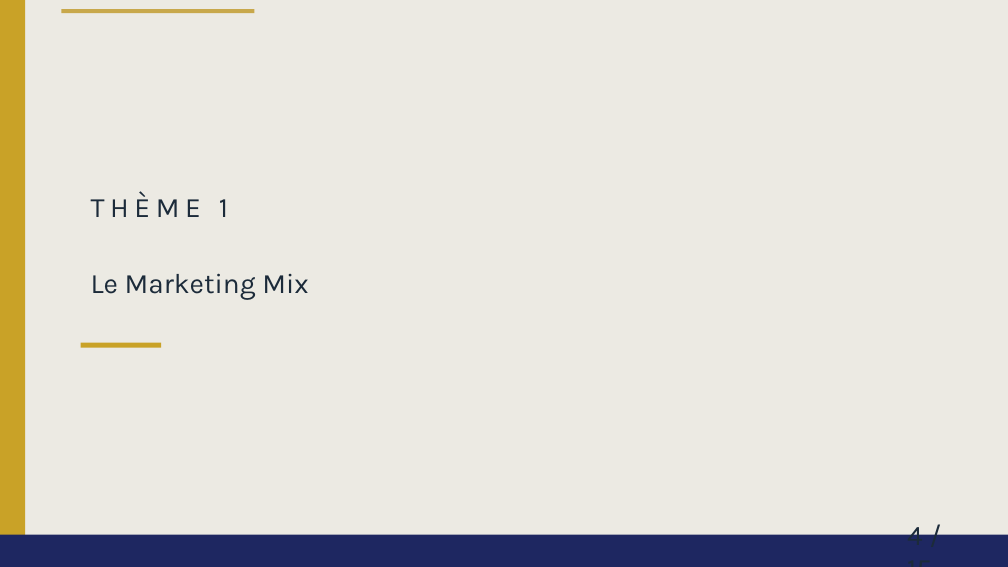
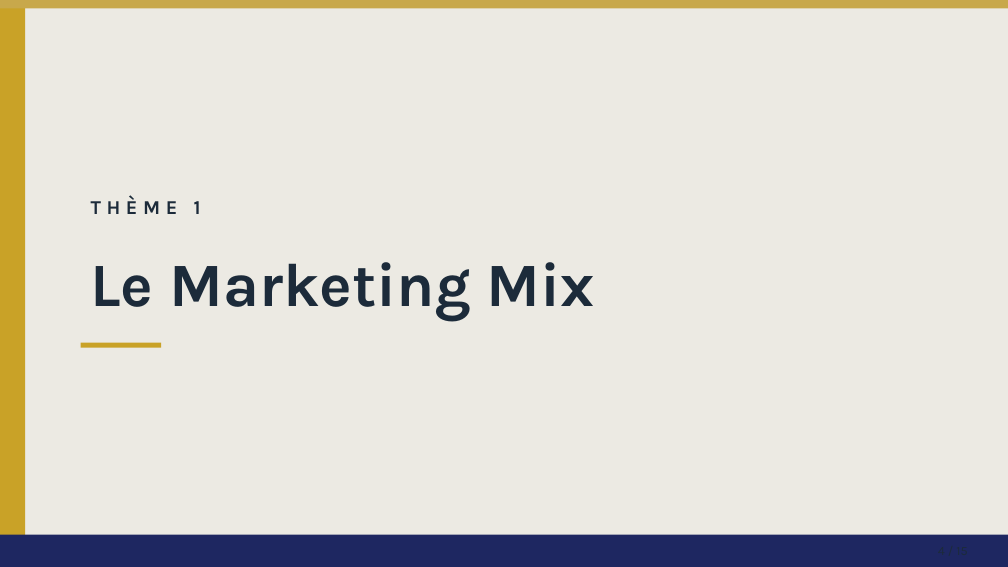
Before and after one commit to matisselebretonmatisselebreton-arch/salut, a slide deck: slide 4 of output/Devoir N°2_redesigned.pptx. Drawn at 1008x567 pixels with LibreOffice and Linux fonts; fonts in the diff are those of the drawing. Boxes give left, top, right and bottom in pixels: in the first picture for what was removed or moved away, otherwise in the second. Text is boxed around its words. In the diff, an @@ line names an element or a change of style, - is before the commit and + after.

```diff
--- a/output/Devoir N°2_redesigned.pptx
+++ b/output/Devoir N°2_redesigned.pptx
@@ rectangle: place and size @@
-rectangle at [61, 9, 255, 13]
+rectangle at [0, 0, 1008, 8]
@@ text "THÈME 1" at [91, 196, 201, 214]: size 20 to 14 pt, bold on @@
@@ text "Le Marketing Mix" at [91, 262, 595, 321]: size 20 to 44 pt, bold on @@
@@ text removed at [907, 519, 923, 535] @@
-4 / 15
```
Also in this commit, not shown: 14 other slides changed, 1 other file.
